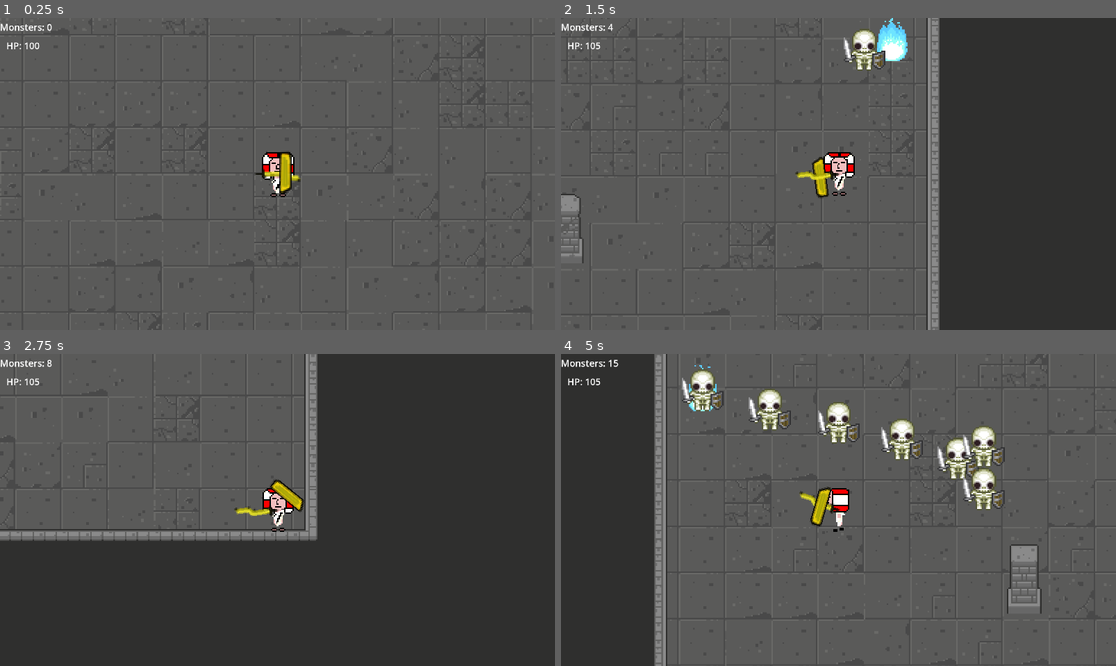
Above: before the commit, frames 1-4 (two rows, left to right).
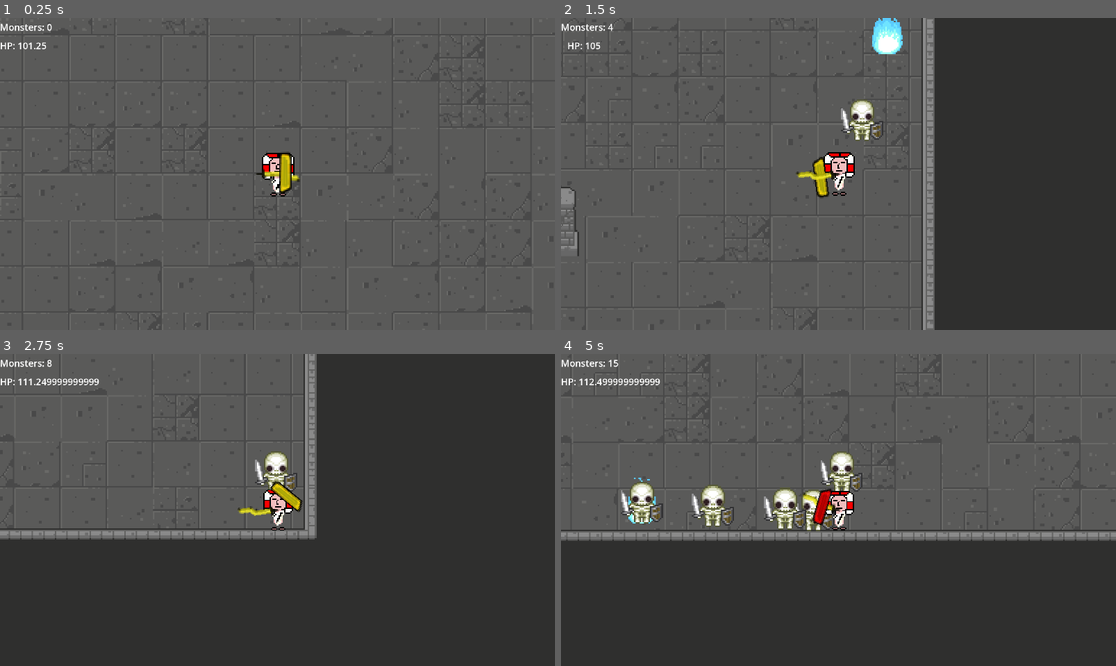
Above: after the commit, the same moments.

Repository: zstenger93/GitHub_Game_Off_2023
Game: Godot game, scene res://Scenes/main_scene.tscn
Same seed, same stepped clock (60 frames per second), same inputs: the game is played once before the commit and once after it.
Inputs (mouse positions are in pixels of both pictures, inside the frame that each line leads up to):
- Up to frame 1 (0.25 s): no input
- Up to frame 2 (1.5 s): move the mouse to (960, 158) at 0.52 s; press the mouse at (960, 158) at 0.53 s; hold Right (move_right) 0.53-1.28 s; move the mouse to (727, 189) at 1.27 s; release the mouse at (727, 189) at 1.28 s; hold S (move_down) from 1.28 s (still down); right-click (727, 189) at 1.35 s
- Up to frame 3 (2.75 s): move the mouse to (333, 441) at 2.02 s; release S (move_down) at 2.03 s; press the mouse at (333, 441) at 2.03 s; hold Right (move_right) from 2.03 s (still down)
- Up to frame 4 (5 s): move the mouse to (810, 572) at 2.77 s; release Right (move_right) at 2.78 s; release the mouse at (810, 572) at 2.78 s; hold Up (move_up) 2.78-3.53 s; right-click (810, 572) at 2.85 s; move the mouse to (1005, 556) at 3.52 s; press the mouse at (1005, 556) at 3.53 s; hold A (move_left) from 3.53 s (still down); move the mouse to (672, 463) at 4.27 s; release the mouse at (672, 463) at 4.28 s; right-click (672, 463) at 4.35 s

The runs differ from the first frame. In frame 1, 0.2% of the frame differs, in the area x 0-55%, y 7-58%; in frame 2, 5.1%; in frame 3, 3.2%; in frame 4, 53%, in the area x 0-100%, y 0-100%.

Commit message:
Added Passive Regeneration

Diff:
--- a/Scales_Of_Anubis/Scripts/Player.gd
+++ b/Scales_Of_Anubis/Scripts/Player.gd
@@ -12,9 +12,12 @@
 var health : float = 100.0
 var baseHealth : float = 100
 var damage : float = 10
+var passiveRegen : float = 5
 
 func take_damage(_damage):
 	health -= _damage
+	if health <= 0:
+		get_tree().reload_current_scene()
 	if _damage != 0:
 		sprite.modulate = Color.RED
 		await get_tree().create_timer(0.1).timeout
@@ -23,9 +26,6 @@
 		shield.modulate = Color.RED
 		await get_tree().create_timer(0.1).timeout
 		shield.modulate = Color.WHITE
-
-	if health <= 0:
-		get_tree().reload_current_scene()
 
 func _animationController(totalVelocity):
 	khopesh.z_index = 2
@@ -104,8 +104,9 @@
 func _physics_process(_delta):
 	var speed = baseSpeed - (baseHealth - health)
 	var size = 1
-	size = baseHealth / health;
+	size = baseHealth / health
 	var totalVelocity : float = sqrt(velocity.x * velocity.x + velocity.y * velocity.y)
+	health += passiveRegen / 60
 	_movment(speed, totalVelocity)
 	_animationController(totalVelocity)
 	_changeSize(size)
@@ -113,7 +114,10 @@
 
 func _on_Sword_enemy_body_entered(body):
 	if body.name.begins_with("Enemy"):
-		health += await body.take_damage(damage)
+		await body.take_damage(damage)
+		health -= damage / 4
+		if (health <= 0):
+			get_tree().reload_current_scene()
 
 func _on_Shield_enemy_body_entered(body):
 	if body.name.begins_with("Enemy"):
